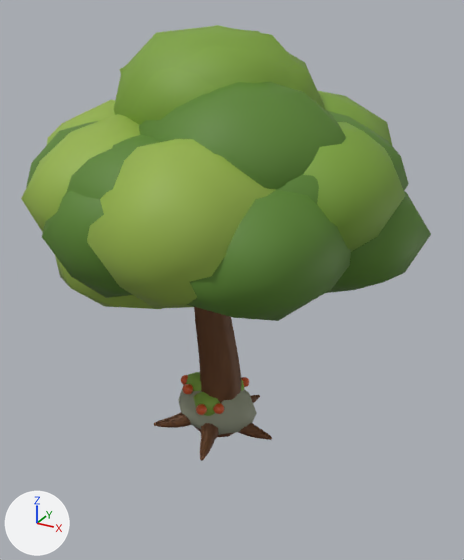
What one commit did to the Blender file crates/alife_game_app/assets/landscape/landscape.blend.
Both versions are drawn from a 50 mm camera at (6.83, -11.57, 9.76) aimed at (0.57, -0.19, 4.07). The axes (+X, +Y, +Z) are drawn at lower left. The lights are the same throughout. The first picture is the older version.

The first picture shows 'Berry_shrub', 'Boulder_variant_1', 'Boulder_variant_2', 'Boulder_variant_3', 'Oak_variant_1', 'Oak_variant_2', 'Oak_variant_3'.
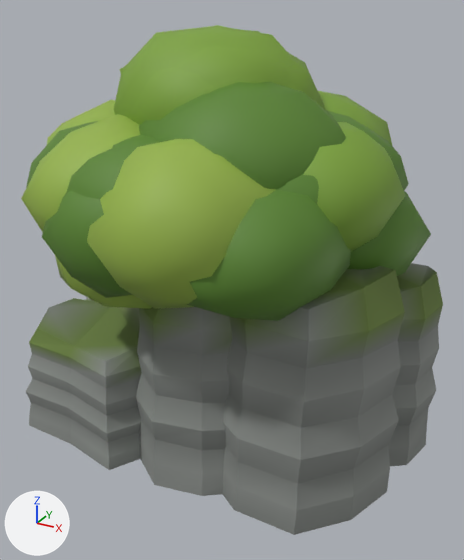
Diff of the bpy script that builds the scene:
```diff
--- a/crates/alife_game_app/assets/landscape/landscape.blend.py
+++ b/crates/alife_game_app/assets/landscape/landscape.blend.py
@@ mat_highlands___painted_stone @@
+mat_highlands___painted_stone = bpy.data.materials.new('Highlands | painted stone')
+mat_highlands___painted_stone.use_nodes = True; mat_highlands___painted_stone.node_tree.nodes.clear()
+_N = mat_highlands___painted_stone.node_tree.nodes; _L = mat_highlands___painted_stone.node_tree.links
+n0 = _N.new('ShaderNodeBsdfPrincipled'); n0.name = 'Principled BSDF'
+n0.inputs[2].default_value = 0.86  # 'Roughness'
+n1 = _N.new('ShaderNodeOutputMaterial'); n1.name = 'Material Output'
+n2 = _N.new('ShaderNodeVertexColor'); n2.name = 'Color Attribute.007'
+n2.layer_name = 'LandscapeColor'
+_L.new(n0.outputs[0], n1.inputs[0])  # 'BSDF' to 'Surface'
+_L.new(n2.outputs[0], n0.inputs[0])  # 'Color' to 'Base Color'
@@ me_icosphere_024 @@
-me_icosphere_024.from_pydata(...)  # 63 vertices, 80 faces; spans x -1.02..1.0, y -0.72..0.7, z 0.05..1.27
-me_icosphere_024.materials.append(mat_rock___weathered_slate)  # grey #959984
+me_icosphere_024.from_pydata(...)  # 270 vertices, 246 faces; spans x -0.79..1.14, y -0.59..0.64, z 0.0..1.1
+# me_icosphere_024 part 1: 63 vertices removed from x -1.02..1.0, y -0.72..0.7, z 0.05..1.27; 270 vertices added at x -0.79..1.14, y -0.59..0.64, z 0.0..1.1
+# me_icosphere_024 part 2: the surface is now shaded flat
+me_icosphere_024.materials.append(mat_highlands___painted_stone)
@@ me_icosphere_025 @@
-me_icosphere_025.from_pydata(...)  # 63 vertices, 80 faces; spans x -1.01..1.03, y -0.66..0.66, z 0.05..1.15
-me_icosphere_025.materials.append(mat_rock___weathered_slate_001)  # grey #959984
+me_icosphere_025.from_pydata(...)  # 270 vertices, 246 faces; spans x -0.84..1.14, y -0.58..0.58, z 0.0..1.29
+# me_icosphere_025 part 3: 63 vertices removed from x -1.01..1.03, y -0.66..0.66, z 0.05..1.15; 270 vertices added at x -0.84..1.14, y -0.58..0.58, z 0.0..1.29
+# me_icosphere_025 part 4: the surface is now shaded flat
+me_icosphere_025.materials.append(mat_highlands___painted_stone)
@@ me_icosphere_026 @@
-me_icosphere_026.from_pydata(...)  # 63 vertices, 80 faces; spans x -0.96..0.97, y -0.76..0.66, z 0.05..1.25
-me_icosphere_026.materials.append(mat_rock___weathered_slate_002)  # grey #959984
+me_icosphere_026.from_pydata(...)  # 270 vertices, 246 faces; spans x -0.92..1.16, y -0.63..0.62, z 0.0..1.22
+# me_icosphere_026 part 5: 63 vertices removed from x -0.96..0.97, y -0.76..0.66, z 0.05..1.25; 270 vertices added at x -0.92..1.16, y -0.63..0.62, z 0.0..1.22
+# me_icosphere_026 part 6: the surface is now shaded flat
+me_icosphere_026.materials.append(mat_highlands___painted_stone)
@@ ob_cliff_outcrop @@
+ob_cliff_outcrop = bpy.data.objects.new('Cliff_outcrop', me_cliff_outcrop_001)  # 540 vertices, 492 faces; spans x -5.13..4.92, y -2.75..3.26, z 0.0..5.15
+ob_cliff_outcrop.location = (0.0, 0.0, 0.0)
```

Location of each change, [x1, y1, x2, y2] in pixels of the pictures (464 x 560 px):
'Cliff_outcrop', added
    after: [26, 263, 443, 535]
part 1 of me_icosphere_024, built on
    before: [179, 385, 254, 433]
part 3 of me_icosphere_025, built on
    before: [178, 390, 257, 430]
part 5 of me_icosphere_026, built on
    before: [193, 391, 250, 435]
